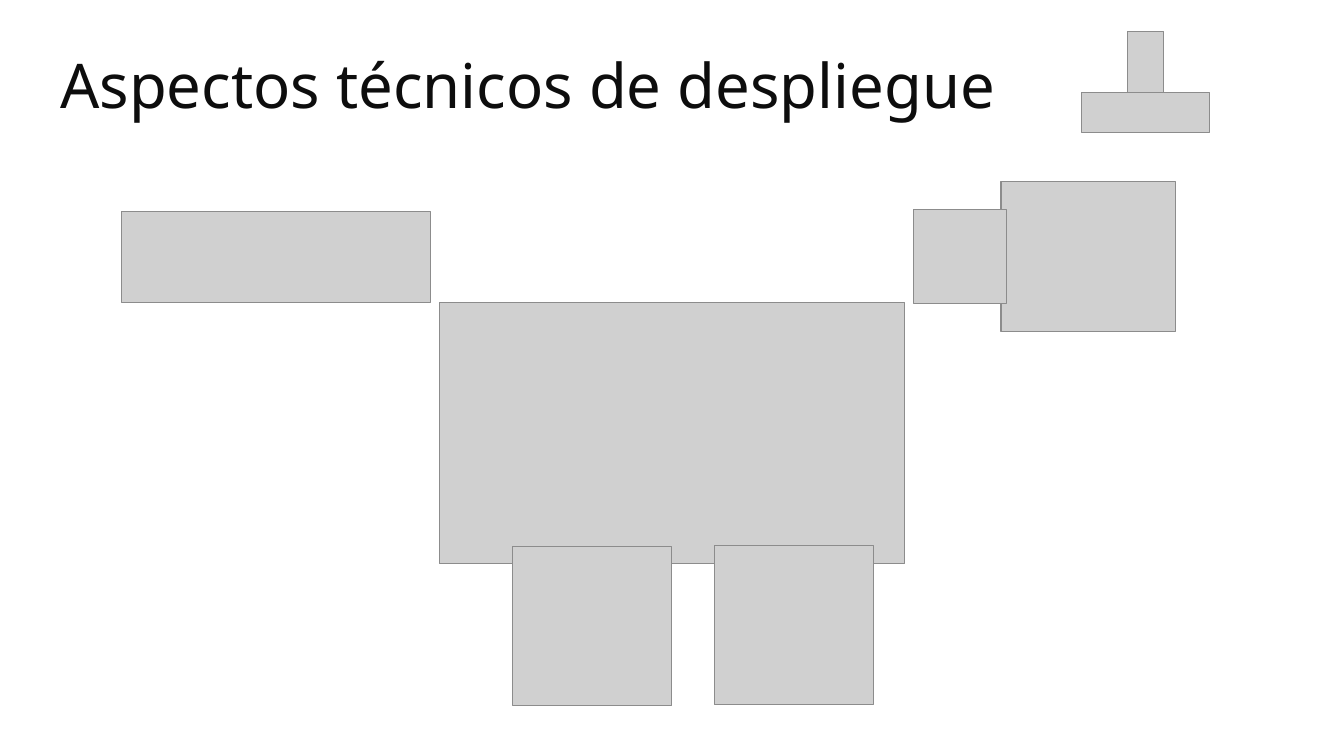
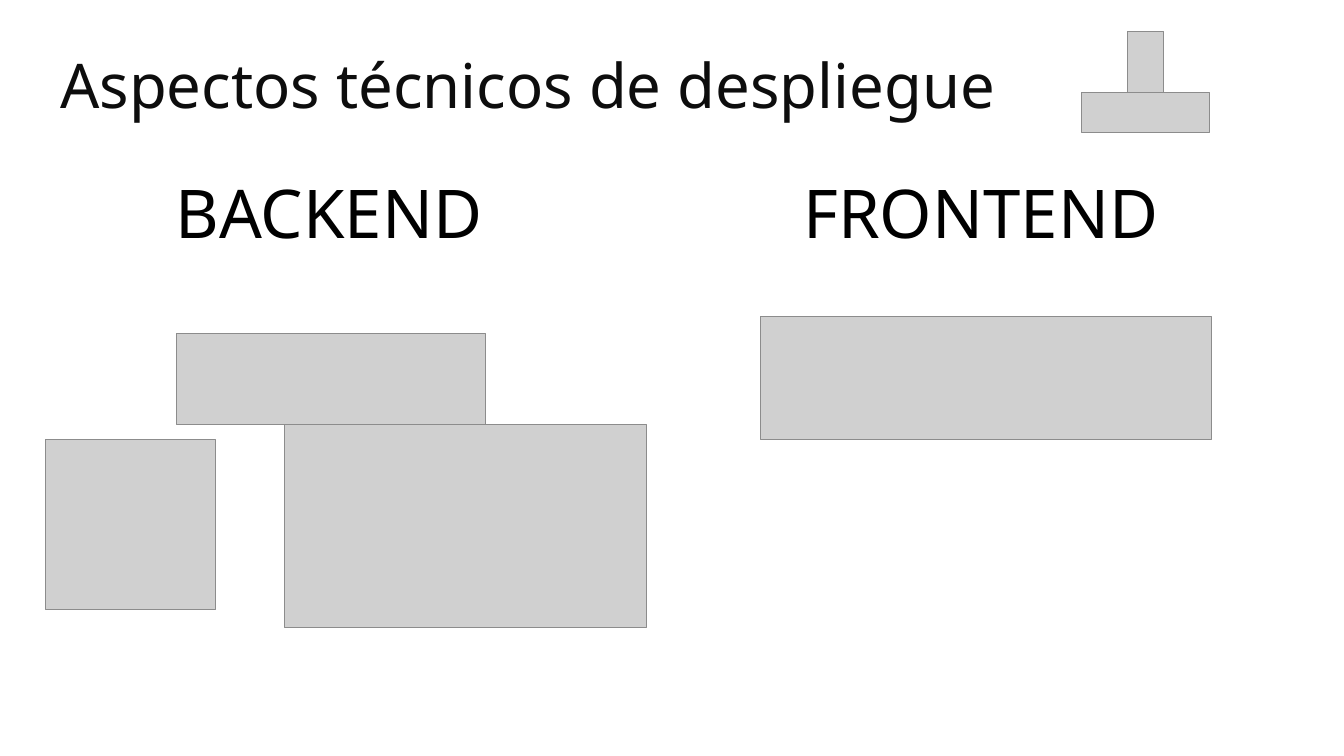
Before and after one commit to moises-ph/Nodens-documentacion, a slide deck: slide 10 of Presentaciones del proyecto/Presentación de Proyecto Pitch1.pptx (slide 9 before the commit). Drawn at 1344x756 pixels with LibreOffice and Linux fonts; fonts in the diff are those of the drawing; grey boxes stand for pictures; background and template pictures are left out. Boxes give left, top, right and bottom in pixels: in the first picture for what was removed or moved away, otherwise in the second. Text is boxed around its words. In the diff, an @@ line names an element or a change of style, - is before the commit and + after.

```diff
--- a/Presentaciones del proyecto/Presentación de Proyecto Pitch1.pptx
+++ b/Presentaciones del proyecto/Presentación de Proyecto Pitch1.pptx
@@ text added at (x1=175, y1=189, x2=482, y2=239), 48 pt, text #000000 @@
+BACKEND
@@ text added at (x1=803, y1=189, x2=1158, y2=239), 48 pt, text #000000 @@
+FRONTEND
@@ picture removed at (x1=1001, y1=181, x2=1177, y2=331) @@
@@ picture removed at (x1=913, y1=210, x2=1007, y2=303) @@
@@ picture removed at (x1=440, y1=302, x2=905, y2=565) @@
@@ picture added at (x1=761, y1=317, x2=1212, y2=440) @@
@@ picture moved from (x1=122, y1=211, x2=431, y2=301) to (x1=176, y1=334, x2=485, y2=424) @@
@@ picture added at (x1=45, y1=440, x2=216, y2=610) @@
@@ picture added at (x1=284, y1=424, x2=646, y2=628) @@
@@ picture removed at (x1=513, y1=546, x2=673, y2=706) @@
@@ picture removed at (x1=714, y1=545, x2=873, y2=705) @@
```
Also in this commit, not shown: 1 other slide changed, 1 slide added.
